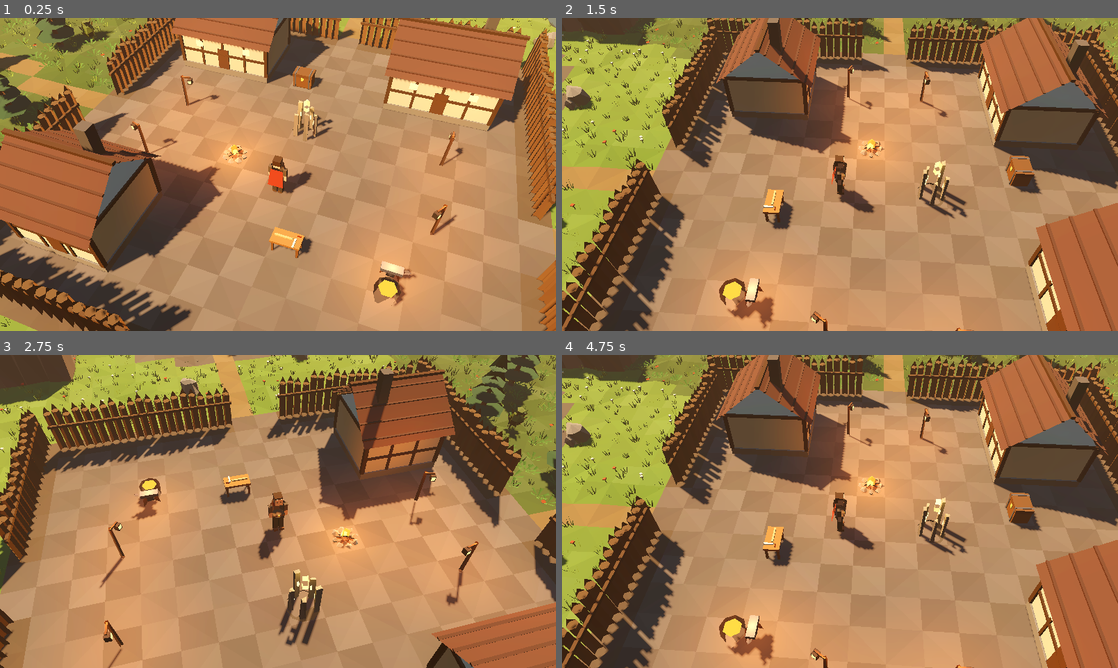
Above: before the commit, frames 1-4 (two rows, left to right).
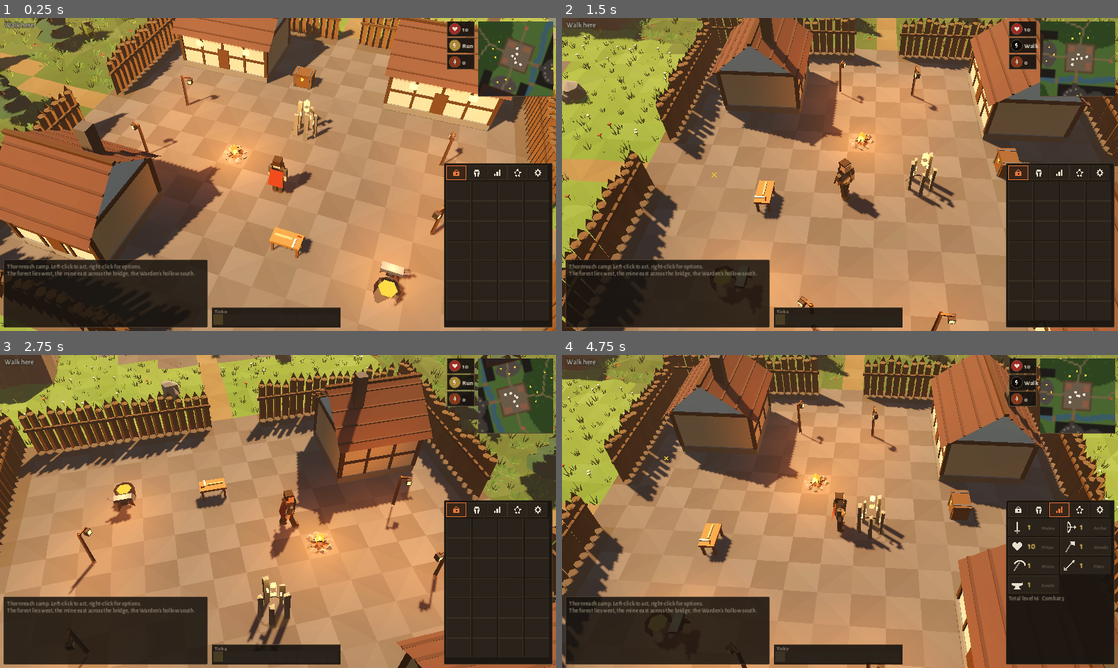
Above: after the commit, the same moments.

Repository: PBeninga/PBeninga
Game: Godot game, scene res://scenes/main.tscn
Two runs of this game, one before a commit and one after it. Both use one fixed random seed, a clock stepped at 60 frames per second and the inputs below.
Inputs (mouse positions are in pixels of both pictures, inside the frame that each line leads up to):
- Up to frame 1 (0.25 s): no input
- Up to frame 2 (1.5 s): tap Enter at 0.5, 1.25 s; move the mouse to (962, 158) at 0.52 s; hold Right (ui_right) 0.53-1.25 s; tap R at 0.6 s; click (962, 158) at 0.67 s; drag from (728, 190) to (812, 237) at 1.27 s
- Up to frame 3 (2.75 s): tap Enter at 2 s; move the mouse to (333, 442) at 2.02 s; hold Right (ui_right) from 2.03 s (still down); tap 1 at 2.1 s; click (333, 442) at 2.17 s; tap R at 2.3 s
- Up to frame 4 (4.75 s): release Right (ui_right) at 2.75 s; tap Enter at 2.75, 3.5, 4.25 s; drag from (812, 574) to (673, 464) at 2.77 s; move the mouse to (1006, 558) at 3.52 s; hold Left (ui_left) 3.53-4.25 s; tap 3 at 3.6 s; click (1006, 558) at 3.67 s; tap R at 3.8 s; drag from (673, 464) to (756, 433) at 4.27 s

The runs differ from the first frame. In frame 1, 23% of the frame differs, in the area x 0-100%, y 1-99%; in frame 2, 41%; in frame 3, 54%; in frame 4, 63%, in the area x 0-100%, y 0-100%.
Error before the commit: Parse Error: Could not find type "Sfx" in the current scope. (res://game/ui/game_ui.gd:12)

Commit message:
Interface: side panel, minimap, orbs, tick strip, windows, tooltips; drop sound
Co-Authored-By: Claude Opus 5.5 <noreply@anthropic.com>
Claude-Session: https://claude.ai/code/session_017cTEKTeYvDoTgGGb2i3hPU

Diff:
--- a/core/world.gd
+++ b/core/world.gd
@@ -197,7 +197,6 @@
 		return false
 	player.perks[perk_id] = true
 	log_line("Perk taken: %s." % Defs.perk_def(perk_id).name)
-	emit({"type": "sound", "name": "perk"})
 	return true
 
 func stats() -> Dictionary:
@@ -487,7 +486,6 @@
 	if rng.randf() < float(d.shard):
 		give_reagent(1)
 		log_line("%s dropped a %s." % [d.name, Defs.REAGENT_NAME])
-		emit({"type": "sound", "name": "drop"})
 
 func _mob_act(m: Mob) -> void:
 	var d: Dictionary = Defs.MOBS[m.kind]
@@ -936,7 +934,6 @@
 		player.attack_cd = maxi(player.attack_cd, 1)
 	player.hp = mini(player.hp, max_hp())
 	emit({"type": "equip"})
-	emit({"type": "sound", "name": "equip"})
 	return true
 
 func unequip(slot: String) -> bool:
@@ -1039,7 +1036,6 @@
 	add_to_pack(item)
 	log_line("Crafted %s." % Items.item_name(item))
 	emit({"type": "crafted", "item": item})
-	emit({"type": "sound", "name": "craft"})
 	return item
 
 func temper(item_uid: int, choice := -1) -> int:
@@ -1060,7 +1056,6 @@
 	var m: Dictionary = item.mods[idx]
 	log_line("%s rose to %s." % [Defs.MODS[m.id].name, Defs.TIER_NUMERALS[m.tier]])
 	emit({"type": "tempered", "uid": item_uid, "index": idx})
-	emit({"type": "sound", "name": "temper"})
 	return idx
 
 func salvage(item_uid: int) -> int:
--- a/game/main.gd
+++ b/game/main.gd
@@ -118,6 +118,11 @@
 	if d is Dictionary:
 		world.from_dict(d)
 
+func new_game() -> void:
+	DirAccess.remove_absolute(ProjectSettings.globalize_path(SAVE_PATH))
+	shot["fresh"] = "1"
+	get_tree().reload_current_scene()
+
 func _notification(what: int) -> void:
 	if what == NOTIFICATION_WM_CLOSE_REQUEST:
 		save()
--- a/game/ui/game_ui.gd
+++ b/game/ui/game_ui.gd
@@ -9,7 +9,6 @@
 var world: World
 var view: WorldView
 var icons: Icons
-var sfx: Sfx
 var root: Control
 var side: SidePanel
 var minimap: Hud.Minimap
@@ -23,7 +22,7 @@
 var window: Control
 var tick_progress := 0.0
 var use_item = null
-var settings := {"xp_rate": 1.0, "sound": true}
+var settings := {"xp_rate": 1.0}
 var _log_lines: Array = []
 var _hover_target := {}
 var _dirty := true
@@ -37,9 +36,6 @@
 	icons = Icons.new()
 	add_child(icons)
 	icons.baked.connect(func(_k): _dirty = true)
-	sfx = Sfx.new()
-	sfx.enabled = settings.get("sound", true)
-	add_child(sfx)
 	root = Control.new()
 	root.theme = UIKit.theme()
 	root.set_anchors_preset(Control.PRESET_FULL_RECT)
@@ -63,14 +59,12 @@
 	minimap = Hud.Minimap.new()
 	minimap.ui = self
 	minimap.build(world.map)
-	minimap.set_anchors_preset(Control.PRESET_TOP_RIGHT)
-	minimap.position = Vector2(-180, 8)
 	root.add_child(minimap)
+	place(minimap, Vector2(1, 0), Vector2(-180, 8), Vector2(172, 172))
 	var orbs := VBoxContainer.new()
 	orbs.add_theme_constant_override("separation", 4)
-	orbs.set_anchors_preset(Control.PRESET_TOP_RIGHT)
-	orbs.position = Vector2(-250, 8)
 	root.add_child(orbs)
+	place(orbs, Vector2(1, 0), Vector2(-250, 8), Vector2(62, 110))
 	for k in ["hp", "run", "shards"]:
 		var o := Hud.Orb.new()
 		o.ui = self
@@ -79,24 +73,20 @@
 	# Boss bar, top centre.
 	boss_bar = Hud.BossBar.new()
 	boss_bar.ui = self
-	boss_bar.set_anchors_preset(Control.PRESET_CENTER_TOP)
-	boss_bar.position = Vector2(-220, 8)
 	boss_bar.visible = false
 	root.add_child(boss_bar)
+	place(boss_bar, Vector2(0.5, 0), Vector2(-220, 8), Vector2(440, 44))
 	# Side panel, bottom right.
 	side = SidePanel.new()
-	side.set_anchors_preset(Control.PRESET_BOTTOM_RIGHT)
 	root.add_child(side)
 	side.setup(self)
-	side.position = Vector2(-258, -386)
+	place(side, Vector2(1, 1), Vector2(-258, -386), Vector2(250, 378))
 	# Chat, bottom left.
 	var chat_panel := PanelContainer.new()
 	chat_panel.add_theme_stylebox_override("panel", UIKit.box(Color(UIKit.BG, 0.86), UIKit.LINE, 1, 2, 8))
-	chat_panel.set_anchors_preset(Control.PRESET_BOTTOM_LEFT)
-	chat_panel.position = Vector2(8, -164)
-	chat_panel.custom_minimum_size = Vector2(470, 156)
 	chat_panel.mouse_filter = Control.MOUSE_FILTER_IGNORE
 	root.add_child(chat_panel)
+	place(chat_panel, Vector2(0, 1), Vector2(8, -164), Vector2(470, 156))
 	chat = RichTextLabel.new()
 	chat.bbcode_enabled = true
 	chat.scroll_following = true
@@ -106,9 +96,8 @@
 	# Tick strip beside the chat.
 	ticks = Hud.TickStrip.new()
 	ticks.ui = self
-	ticks.set_anchors_preset(Control.PRESET_BOTTOM_LEFT)
-	ticks.position = Vector2(488, -54)
 	root.add_child(ticks)
+	place(ticks, Vector2(0, 1), Vector2(488, -54), Vector2(296, 46))
 	tooltip = Windows.Tooltip.new()
 	root.add_child(tooltip)
 	menu = Windows.ContextMenu.new()
@@ -119,6 +108,17 @@
 		_log("The forest lies west, the mine east across the bridge, the Warden's hollow south.", UIKit.ASH)
 	refresh_all()
 
+## Pin a control to an anchor point with a fixed offset and size.
+static func place(c: Control, anchor: Vector2, offset: Vector2, sz: Vector2) -> void:
+	c.anchor_left = anchor.x
+	c.anchor_right = anchor.x
+	c.anchor_top = anchor.y
+	c.anchor_bottom = anchor.y
+	c.offset_left = offset.x
+	c.offset_top = offset.y
+	c.offset_right = offset.x + sz.x
+	c.offset_bottom = offset.y + sz.y
+
 # ================================================================ refresh
 
 func refresh_all() -> void:
@@ -168,49 +168,17 @@
 	match e.type:
 		"hit":
 			overlay.add_splat(e.target, e.amount)
-			if e.target == -1 and e.amount > 0:
-				sfx.play("hurt")
-			elif e.amount > 0:
-				sfx.play("hit")
-			else:
-				sfx.play("miss")
 		"xp":
 			overlay.add_drop(e.skill, e.amount)
-		"level":
-			sfx.play("level")
-		"gathered":
-			sfx.play("gather")
-		"gather_swing":
-			sfx.play("chop" if e.family == "log" else "pick")
 		"station":
 			_open_station(e.kind)
-		"strike":
-			sfx.play("strike")
-		"telegraph":
-			sfx.play("mark")
 		"tell":
 			_log("Read the Tell: next attack certain.", UIKit.EMBER)
-		"sound":
-			sfx.play(e.name)
-		"attack":
-			if e.who == "player":
-				sfx.play("bow" if e.style == "archery" else "swing")
-		"death":
-			sfx.play("death")
 		"you_died":
-			sfx.play("died")
 			_show_recap(e)
 		"boss":
-			match e.event:
-				"wake":
-					sfx.play("roar")
-				"phase":
-					sfx.play("roar")
-				"defeated":
-					_show_victory(e)
-		"node":
-			if e.depleted:
-				sfx.play("deplete")
+			if e.event == "defeated":
+				_show_victory(e)
 	_dirty = true
 
 func _open_station(kind: String) -> void:
@@ -266,7 +234,6 @@
 	if w.has_method("refresh"):
 		w.refresh()
 	w.center()
-	sfx.play("open")
 
 func close_window(w: Control) -> void:
 	if w == window:
@@ -435,7 +402,7 @@
 			if d < lim and d < best_d * (2.0 if m.kind == "warden" else 1.0):
 				best = {"kind": "mob", "id": id}
 				best_d = d
-	var ground := main.rig.ground_point(screen, 0.0)
+	var ground: Vector3 = main.rig.ground_point(screen, 0.0)
 	var tile := Vector2i(int(floor(ground.x)), int(floor(ground.z)))
 	if best.is_empty():
 		for i in world.nodes.size():
@@ -508,7 +475,7 @@
 	if t.kind == "ground" or true:
 		var tile: Vector2i = t.get("tile", Vector2i(-1, -1))
 		if t.kind != "ground":
-			var g := main.rig.ground_point(root.get_viewport().get_mouse_position(), 0.0)
+			var g: Vector3 = main.rig.ground_point(root.get_viewport().get_mouse_position(), 0.0)
 			tile = Vector2i(int(floor(g.x)), int(floor(g.z)))
 		opts.append({"label": "Walk here", "cb": func():
 			world.cmd_walk(tile)
--- a/game/ui/hud.gd
+++ b/game/ui/hud.gd
@@ -165,7 +165,7 @@
 			var d: int = tg.land - w.tick
 			strikes[d] = true
 		var s := w.stats()
-		var in_fight := w.player.action.get("type", "") == "attack" or w.warden.active
+		var in_fight = w.player.action.get("type", "") == "attack" or w.warden.active
 		var interval := Defs.echo_interval(s.echo)
 		for i in CELLS:
 			var x := 4.0 + i * cw
@@ -217,7 +217,7 @@
 		draw_string(bf, Vector2(size.x - 10 - bf.get_string_size(ph, HORIZONTAL_ALIGNMENT_LEFT, -1, 13).x, 17), ph, HORIZONTAL_ALIGNMENT_LEFT, -1, 13, UIKit.ASH)
 		var bar := Rect2(10, 24, size.x - 20, 12)
 		draw_rect(bar, Color("2a0e0a"))
-		var t := float(m.hp) / m.max_hp
+		var t = float(m.hp) / m.max_hp
 		draw_rect(Rect2(bar.position, Vector2(bar.size.x * t, bar.size.y)), Color("b8342a"))
 		for th in [0.66, 0.33]:
 			var x: float = bar.position.x + bar.size.x * th
--- a/game/ui/icons.gd
+++ b/game/ui/icons.gd
@@ -25,8 +25,7 @@
 	var cam := Camera3D.new()
 	cam.projection = Camera3D.PROJECTION_ORTHOGONAL
 	cam.size = 1.25
-	cam.position = Vector3(0, 0.35, 3)
-	cam.look_at(Vector3.ZERO)
+	cam.transform = Transform3D(Basis(), Vector3(0, 0.35, 3)).looking_at(Vector3.ZERO)
 	_vp.add_child(cam)
 	var sun := DirectionalLight3D.new()
 	sun.rotation_degrees = Vector3(-40, -30, 0)
--- a/game/ui/item_text.gd
+++ b/game/ui/item_text.gd
@@ -40,7 +40,7 @@
 	var perks: Dictionary = world.player.perks if world else {}
 	var s := Items.gear_stats(item, perks)
 	var lines := [title(item)]
-	var kind := Defs.SLOT_NAMES[item.slot]
+	var kind: String = Defs.SLOT_NAMES[item.slot]
 	if item.has("style"):
 		kind = "%s · %d ticks · range %d" % [Defs.SKILL_NAMES[item.style], item.speed, item.range]
 	lines.append(c(UIKit.ASH, "%s · quality %d" % [kind, item.quality]))
--- a/game/ui/side_panel.gd
+++ b/game/ui/side_panel.gd
@@ -226,14 +226,6 @@
 		ui.save_settings())
 	rate.text = "XP rate: %s" % ("Brisk x3" if world.xp_rate > 1.0 else "Standard")
 	v.add_child(rate)
-	var snd := UIKit.button("", func(): pass)
-	snd.pressed.connect(func():
-		ui.settings.sound = not ui.settings.get("sound", true)
-		ui.sfx.enabled = ui.settings.sound
-		snd.text = "Sound: %s" % ("On" if ui.settings.sound else "Off")
-		ui.save_settings())
-	snd.text = "Sound: %s" % ("On" if ui.settings.get("sound", true) else "Off")
-	v.add_child(snd)
 	var run := UIKit.button("", func(): pass)
 	run.pressed.connect(func():
 		world.player.run = not world.player.run
--- a/game/ui/windows.gd
+++ b/game/ui/windows.gd
@@ -4,7 +4,7 @@
 ## plus the tooltip and the right-click menu.
 
 
-class Window extends PanelContainer:
+class Modal extends PanelContainer:
 	var ui
 	var body: VBoxContainer
 	var title_label: Label
@@ -41,7 +41,7 @@
 
 # ================================================================ stash
 
-class StashWindow extends Window:
+class StashWindow extends Modal:
 	var stash_grid: GridContainer
 	var pack_grid: GridContainer
 	var filter := "all"
@@ -120,7 +120,7 @@
 
 # ================================================================ crafting
 
-class CraftWindow extends Window:
+class CraftWindow extends Modal:
 	var skill := "fletching"
 	var family := "log"
 	var recipe := ""
@@ -230,7 +230,7 @@
 			if r_id == recipe:
 				b.add_theme_color_override("font_color", UIKit.EMBER)
 			recipe_box.add_child(b)
-			var slot_line := Defs.SLOT_NAMES[rec.slot]
+			var slot_line = Defs.SLOT_NAMES[rec.slot]
 			if rec.has("style"):
 				slot_line = "%s · %d ticks · range %d" % [Defs.SKILL_NAMES[rec.style], rec.speed, rec.range]
 			var l := UIKit.label(slot_line, 12, UIKit.DIM)
@@ -276,7 +276,7 @@
 		var mods := []
 		for m in c.mods:
 			mods.append("%s %s" % [Defs.MODS[m.id].name, Defs.TIER_NUMERALS[m.tier]])
-		var letter := ItemText.LETTERS[idx] + "  " if idx >= 0 else "    "
+		var letter = ItemText.LETTERS[idx] + "  " if idx >= 0 else "    "
 		b.text = "%s%s  %s" % [letter, Defs.RARITIES[c.rarity], ", ".join(mods) if not mods.is_empty() else "-"]
 		b.add_theme_color_override("font_color", UIKit.rarity_color(c.rarity))
 		b.add_theme_font_size_override("font_size", 13)
@@ -311,7 +311,7 @@
 		craft_btn.disabled = why != ""
 
 	func _craft() -> void:
-		var it := ui.world.craft(recipe, picked)
+		var it = ui.world.craft(recipe, picked)
 		if not it.is_empty():
 			ui.flush_log()
 			picked = ui.world.auto_pick(recipe, res)
@@ -320,7 +320,7 @@
 
 # ================================================================ recap & victory
 
-class NoticeWindow extends Window:
+class NoticeWindow extends Modal:
 	func build(title: String, bb: String, button_text: String) -> void:
 		title_label.text = title
 		var r := UIKit.rich()
@@ -332,7 +332,7 @@
 		body.add_child(b)
 
 
-class ChoiceWindow extends Window:
+class ChoiceWindow extends Modal:
 	func build(title: String, options: Array, cb: Callable) -> void:
 		title_label.text = title
 		for o in options:
--- a/tools/shots.gd
+++ b/tools/shots.gd
@@ -20,10 +20,26 @@
 				main.do_tick()
 				await tree.process_frame
 			print("arena: ", w.player.pos, " warden ", w.warden.active, " hp ", w.player.hp)
+		"loaded", "craft", "stash", "tooltip":
+			_load_up(w)
+			main.ui.refresh_all()
+			if name == "craft":
+				main.ui._open_station("bench")
+			if name == "stash":
+				main.ui._open_station("stash")
+			if name == "tooltip":
+				main.ui.side.show_tab("pack")
+				main.ui.show_tooltip(w.player.equipment.weapon)
+		"boards":
+			_load_up(w)
+			w.player.perks["first_blood"] = true
+			w.player.perks["keen_eye"] = true
+			main.ui.side.show_tab("boards")
 		"overview":
 			main.rig.distance = 22.0
 			main.rig.pitch = deg_to_rad(70)
 	w.player.prev_pos = w.player.pos
+	main.view.refresh_gear()
 	main.view.player_actor.snap_to(main.view.tile_pos(w.player.pos))
 	main.rig.target = main.view.player_actor.position
 	main.rig.snap()
@@ -34,3 +50,28 @@
 	main.rig.snap()
 	for i in int(main.shot.get("frames", "20")):
 		await tree.process_frame
+
+func _load_up(w: World) -> void:
+	var r := RandomNumberGenerator.new()
+	r.seed = 3
+	for s in Defs.SKILLS:
+		w.player.xp[s] = float(Defs.xp_for_level(34 + (hash(s) % 9)))
+	for i in 9:
+		w.add_to_pack(Items.roll_component(w.uid(), ["maple", "oak", "duskiron"][i % 3], 45, {}, r))
+	for i in 12:
+		w.player.stash.append(Items.roll_component(w.uid(), ["maple", "iron", "pine", "emberite"][i % 4], 50, {}, r))
+	w.give_reagent(4)
+	var mk := func(res: String, mods: Array) -> Dictionary:
+		return {"uid": w.uid(), "kind": "component", "res": res, "rarity": mods.size(), "ceiling": Defs.tier_ceiling(Defs.RESOURCES[res].req), "mods": mods}
+	var bow := Items.craft(w.uid(), "longbow", [
+		mk.call("maple", [{"id": "might", "tier": 2}, {"id": "echo", "tier": 1}, {"id": "precision", "tier": 1}]),
+		mk.call("maple", [{"id": "might", "tier": 1}, {"id": "vigor", "tier": 2}]),
+		mk.call("maple", [{"id": "echo", "tier": 2}]),
+		mk.call("maple", [])], 40, {})
+	var helm := Items.craft(w.uid(), "helm", [mk.call("duskiron", [{"id": "guard", "tier": 2}]), mk.call("duskiron", [{"id": "vigor", "tier": 1}, {"id": "guard", "tier": 1}])], 40, {})
+	var body := Items.craft(w.uid(), "cuirass", [mk.call("emberite", [{"id": "guard", "tier": 3}]), mk.call("emberite", []), mk.call("emberite", [{"id": "vigor", "tier": 2}]), mk.call("emberite", [])], 50, {})
+	w.player.equipment = {"weapon": bow, "head": helm, "body": body}
+	w.add_to_pack(Items.craft(w.uid(), "sword", [mk.call("iron", [{"id": "might", "tier": 1}]), mk.call("iron", []), mk.call("iron", [{"id": "precision", "tier": 1}])], 30, {}))
+	w.player.hp = w.max_hp()
+	w.emit({"type": "equip"})
+	w.log_line("Maple level 34.")
Not shown, added: tools/fix_infer.py
